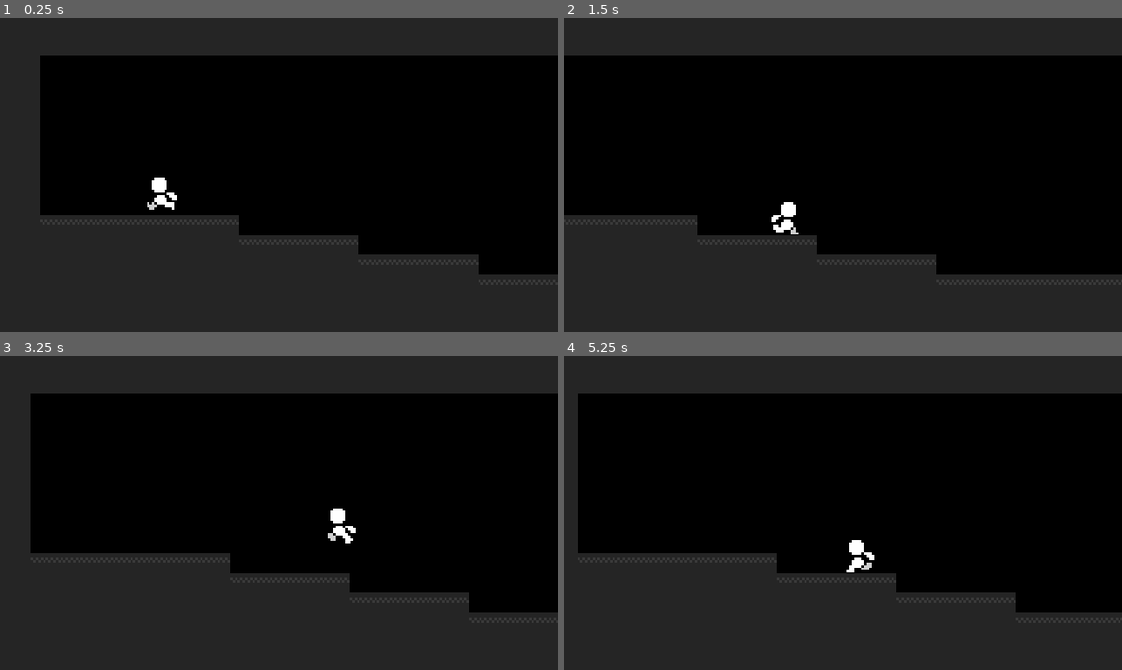
Above: before the commit, frames 1-4 (two rows, left to right).
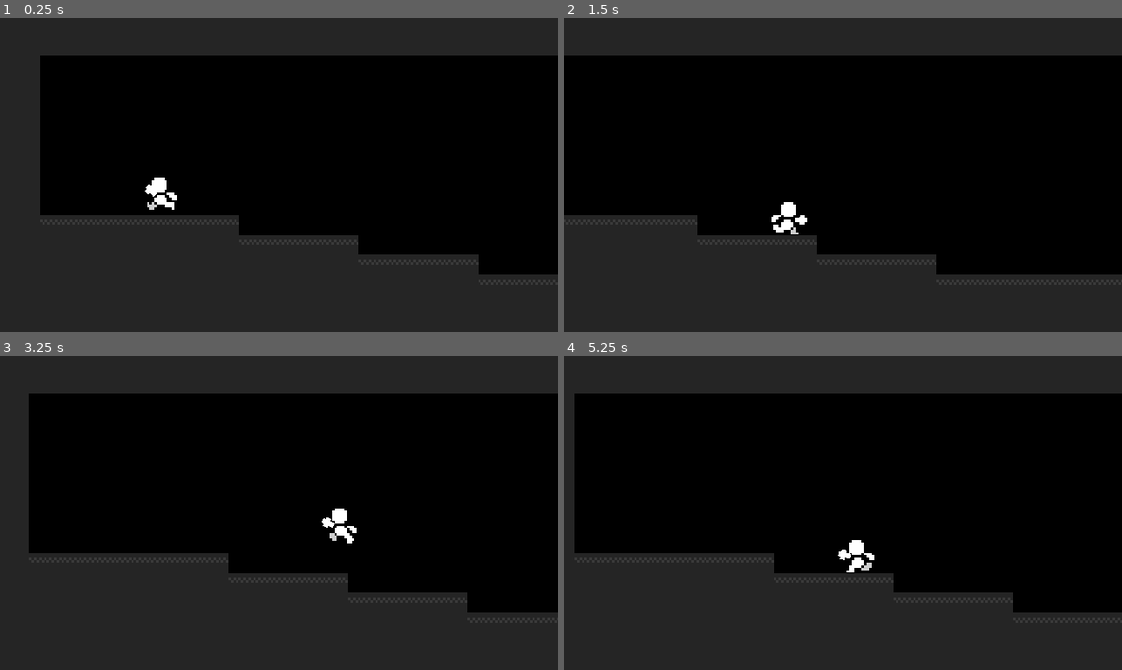
Above: after the commit, the same moments.

Repository: youssefevan/senior-project
Game: Godot game, scene res://scenes/world.tscn
The game is run twice, just before and just after one commit, with the same random seed, the same clock (stepped at 60 frames per second) and the same inputs.
Inputs (mouse positions are in pixels of both pictures, inside the frame that each line leads up to):
- Up to frame 1 (0.25 s): no input
- Up to frame 2 (1.5 s): move the mouse to (815, 237) at 0.52 s; hold D (move_right) from 0.53 s (still down); tap W (jump) at 0.77 s; move the mouse to (1010, 222) at 1.27 s
- Up to frame 3 (3.25 s): tap W (jump) at 1.52, 3.02 s; move the mouse to (111, 465) at 2.02 s; release D (move_right) at 2.03 s; hold A (move_left) from 2.03 s (still down); move the mouse to (306, 513) at 2.77 s
- Up to frame 4 (5.25 s): move the mouse to (759, 434) at 3.52 s; tap W (jump) at 3.77, 4.52 s; move the mouse to (965, 497) at 4.27 s; release A (move_left) at 4.28 s; hold D (move_right) from 4.28 s (still down); move the mouse to (731, 528) at 5.02 s

The runs differ from the first frame. In frame 1, less than 0.1% of the frame differs, in the area x 25-29%, y 53-57%; in frame 2, less than 0.1%; in frame 3, 0.3%; in frame 4, 0.5%, in the area x 1-81%, y 11-82%.
Error in both runs: Invalid get index 'y' (on base: 'Nil'). (res://scripts/player.gd:76)

Commit message:
Added blaster template
- Rotates around player

Diff:
--- a/SeniorProjectGame/project.godot
+++ b/SeniorProjectGame/project.godot
@@ -25,6 +25,29 @@
 window/size/height=360
 window/stretch/mode="2d"
 window/stretch/aspect="keep"
+
+[importer_defaults]
+
+texture={
+"compress/bptc_ldr": 0,
+"compress/hdr_mode": 0,
+"compress/lossy_quality": 0.7,
+"compress/mode": 0,
+"compress/normal_map": 0,
+"detect_3d": false,
+"flags/anisotropic": false,
+"flags/filter": false,
+"flags/mipmaps": false,
+"flags/repeat": 0,
+"flags/srgb": 2,
+"process/HDR_as_SRGB": false,
+"process/fix_alpha_border": true,
+"process/invert_color": false,
+"process/premult_alpha": false,
+"size_limit": 0,
+"stream": false,
+"svg/scale": 1.0
+}
 
 [input]
 
--- /dev/null
+++ b/SeniorProjectGame/scenes/blaster-position.gd
@@ -0,0 +1,5 @@
+extends Position2D
+
+
+func _process(delta):
+	look_at(get_global_mouse_position())
--- /dev/null
+++ b/SeniorProjectGame/scenes/default-blaster.tscn
@@ -0,0 +1,8 @@
+[gd_scene load_steps=2 format=2]
+
+[ext_resource path="res://sprites/gun1.png" type="Texture" id=1]
+
+[node name="default-blaster" type="Node2D"]
+
+[node name="sprite" type="Sprite" parent="."]
+texture = ExtResource( 1 )
--- a/SeniorProjectGame/scenes/player.tscn
+++ b/SeniorProjectGame/scenes/player.tscn
@@ -1,8 +1,10 @@
-[gd_scene load_steps=11 format=2]
+[gd_scene load_steps=13 format=2]
 
 [ext_resource path="res://sprites/ss_player.png" type="Texture" id=1]
 [ext_resource path="res://scripts/player.gd" type="Script" id=2]
 [ext_resource path="res://scripts/camera.gd" type="Script" id=3]
+[ext_resource path="res://scenes/default-blaster.tscn" type="PackedScene" id=4]
+[ext_resource path="res://scenes/blaster-position.gd" type="Script" id=5]
 
 [sub_resource type="Animation" id=1]
 resource_name = "fall"
@@ -95,6 +97,7 @@
 "player",
 ]]
 position = Vector2( 156, 92 )
+collision/safe_margin = 0.05
 script = ExtResource( 2 )
 
 [node name="animator" type="AnimationPlayer" parent="."]
@@ -127,15 +130,20 @@
 [node name="shift-tween" type="Tween" parent="camera"]
 
 [node name="collider" type="CollisionShape2D" parent="."]
-position = Vector2( 0, 1 )
 shape = SubResource( 7 )
 
 [node name="sprite" type="Sprite" parent="."]
-position = Vector2( -2.38419e-07, 2.38419e-07 )
+position = Vector2( -2.38419e-07, -1 )
 texture = ExtResource( 1 )
 vframes = 2
 hframes = 8
-frame = 8
+
+[node name="blaster-position" type="Position2D" parent="."]
+position = Vector2( 0, 1 )
+script = ExtResource( 5 )
+
+[node name="default-blaster" parent="blaster-position" instance=ExtResource( 4 )]
+position = Vector2( 5, 0 )
 [connection signal="grounded_update" from="." to="camera" method="_on_player_grounded_update"]
 [connection signal="large_y_limits" from="." to="camera" method="_on_player_large_y_limits"]
 [connection signal="area_entered" from="camera-room-detection" to="." method="_on_cameraroomdetection_area_entered"]
--- a/SeniorProjectGame/scripts/player.gd
+++ b/SeniorProjectGame/scripts/player.gd
@@ -102,7 +102,6 @@
 	elif get_global_mouse_position().x >= 0:
 		$sprite.flip_h = false
 
-
 	if is_grounded == true:
 		#if moving right on the ground
 		if motion.x >= 20:
@@ -125,5 +124,6 @@
 
 	if motion.y > 0 && is_grounded != true:
 		$animator.play("fall")
-	if motion.y < 0:
+	if motion.y < 0 && is_grounded != true:
 		$animator.play("jump")
+	print(is_grounded)
Binary file added: SeniorProjectGame/sprites/gun1.png
Not shown, added: SeniorProjectGame/sprites/gun1.png.import
